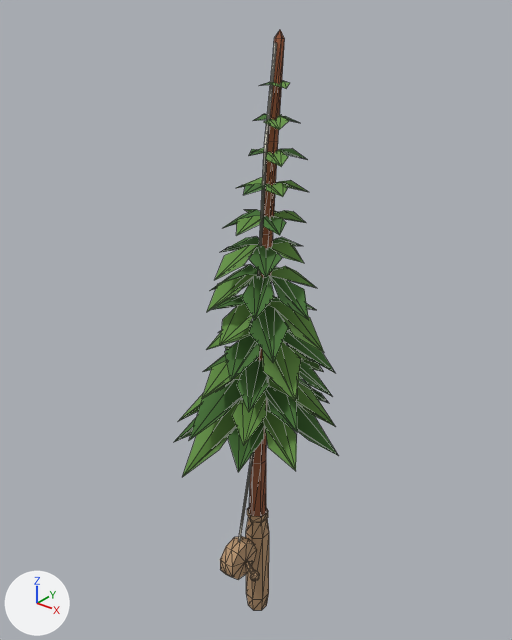
The glTF model web/public/assets/game/tools/rod-2.glb: old version first, new version second.
Before and after are seen from a 50 mm camera at (0.537, -0.675, 0.826) aimed at (-0.027, 0.03, 0.388). The lights are fixed; the arrows at lower left show +X, +Y and +Z. The older version comes first. Mesh edges are drawn as thin lines. Vertices at exactly the same position are counted once.

The older version as bpy lines, for what is in view:
```python
me_rod_2 = bpy.data.meshes.new('rod-2')
me_rod_2.from_pydata(...)  # 481 vertices, 597 faces; spans x -0.126..0.109, y -0.112..0.124, z -0.12..0.77
# faces by material slot: [187, 84, 148, 148, 30]
me_rod_2.materials.append(mat_rod_2_grip)
me_rod_2.materials.append(mat_rod_2_blank)
me_rod_2.materials.append(mat_rod_2_leaf)
me_rod_2.materials.append(mat_rod_2_fresh)
me_rod_2.materials.append(mat_rod_2_line)
ob_rod_2 = bpy.data.objects.new('rod-2', me_rod_2)
ob_rod_2.location = (0.0, 0.0, 0.0)
```
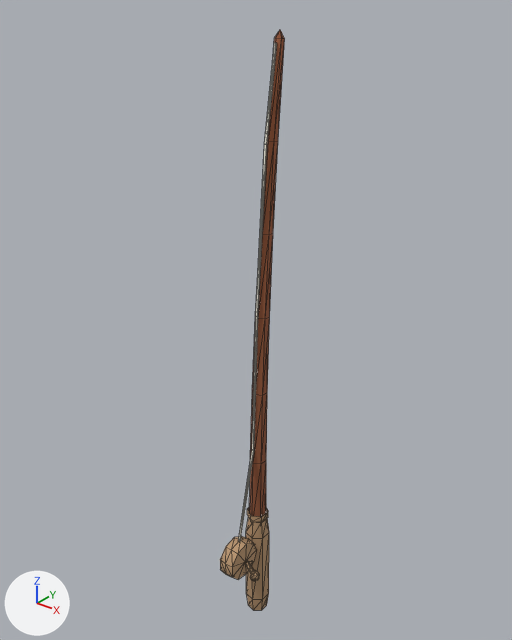
The edits, one by one:
me_rod_2 is used by ob_rod_2; location (0.0, 0.0, 0.0).
me_rod_2 had 481 vertices, 597 faces and spanned x -0.126..0.109, y -0.112..0.124, z -0.12..0.77.
me_rod_2 now has 173 vertices, 301 faces and spans x -0.019..0.041, y -0.078..0.046, z -0.12..0.77.
me_rod_2 part 1: 12 loose pieces with 308 vertices, spanning x -0.126..0.109, y -0.112..0.124, z 0.179..0.712, are deleted.
me_rod_2 no longer uses material mat_rod_2_leaf.
me_rod_2 no longer uses material mat_rod_2_fresh.

Pixel boxes (x1, y1, x2, y2) of what changed, in the pictures (512 x 640 px):
'rod-2', reshaped (60% narrower)
    before: (174, 30, 338, 610)
    after: (220, 30, 285, 610)
part 1 of me_rod_2, deleted (green)
    before: (174, 81, 338, 477)
